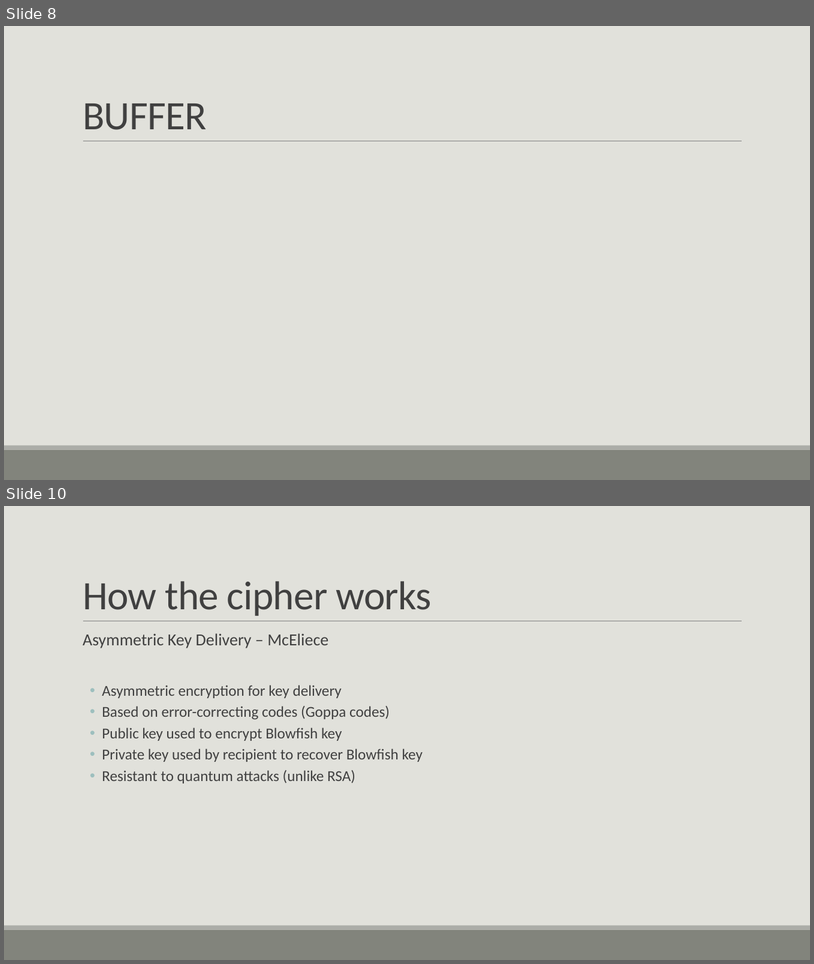
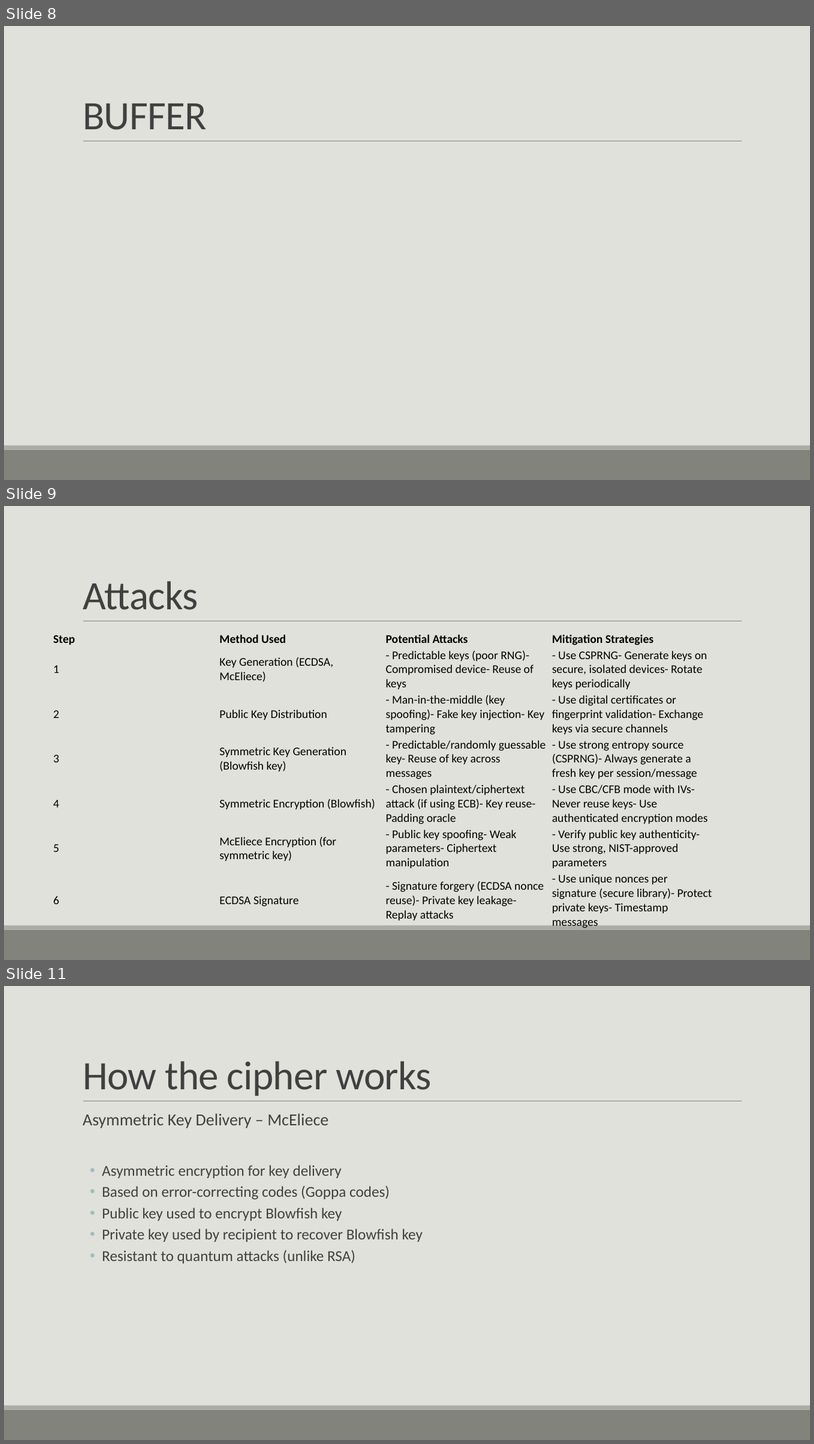
Before and after one commit to ShlomiFridman/CryptoProject2025, a slide deck: CryptoPresentation_Omer.pptx. Shown one above the other, each under a label of ours: slides 8 and 10 before the commit, slides 8, 9 and 11 after it; the slides between them are not shown. The pictures are 814x964 and 814x1444 pixels, drawn with LibreOffice and Linux fonts; fonts in the diff are those of the drawing. Boxes give left, top, right and bottom in pixels: in the first picture for what was removed or moved away, otherwise in the second. Text is boxed around its words. In the diff, an @@ line names an element or a change of style, - is before the commit and + after.

Commit message:
added attacks

```diff
--- a/CryptoPresentation_Omer.pptx
+++ b/CryptoPresentation_Omer.pptx
@@ slide 9 added at <box>4,506,810,960</box>, background #E1E1DB; not listed: 3 template elements that a slide beside it also shows @@
@@ title added at <box>83,581,198,610</box>, 48 pt, text #404040 @@
+Attacks
@@ table added at <box>52,631,717,930</box>, 7 rows, 4 columns @@
+Step | Method Used | Potential Attacks | Mitigation Strategies
+1 | Key Generation (ECDSA, McEliece) | - Predictable keys (poor RNG)- Compromised device- Reuse of keys | - Use CSPRNG- Generate keys on secure, isolated devices- Rotate keys periodically
+2 | Public Key Distribution | - Man-in-the-middle (key spoofing)- Fake key injection- Key tampering | - Use digital certificates or fingerprint validation- Exchange keys via secure channels
+3 | Symmetric Key Generation (Blowfish key) | - Predictable/randomly guessable key- Reuse of key across messages | - Use strong entropy source (CSPRNG)- Always generate a fresh key per session/message
+4 | Symmetric Encryption (Blowfish) | - Chosen plaintext/ciphertext attack (if using ECB)- Key reuse- Padding oracle | - Use CBC/CFB mode with IVs- Never reuse keys- Use authenticated encryption modes
+5 | McEliece Encryption (for symmetric key) | - Public key spoofing- Weak parameters- Ciphertext manipulation | - Verify public key authenticity- Use strong, NIST-approved parameters
+6 | ECDSA Signature | - Signature forgery (ECDSA nonce reuse)- Private key leakage- Replay attacks | - Use unique nonces per signature (secure library)- Protect private keys- Timestamp messages
@@ what was slide 10 is now slide 11 @@
```
Also in this commit, not shown: 1 other slide added, 1 slide removed.
